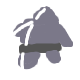
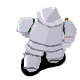
The second (80, 80) image is a revision of the first. Changes to its layers:
renamed "新規レイヤー#1" to "head", painted on it over [13,6,73,70]
added layer "left-sholder" above "right-sholder" over [16,16,39,36]
added layer "right-sholder" above "body" over [63,19,77,43]
added layer "body" above "waist" over [16,16,65,46]
added layer "waist" above "axe" over [24,37,68,60]
added layer "axe" above "left-leg" over [64,17,73,35]
added layer "left-leg" above "right-leg" over [23,47,42,73]
added layer "right-leg" above "cloth" over [46,44,64,64]
added layer "cloth" above "left-arm" over [20,17,76,59]
added layer "left-arm" above "right-arm" over [20,21,34,40]
added layer "right-arm" above "shadow" over [62,31,74,48]
added layer "shadow" over [21,48,66,77]
